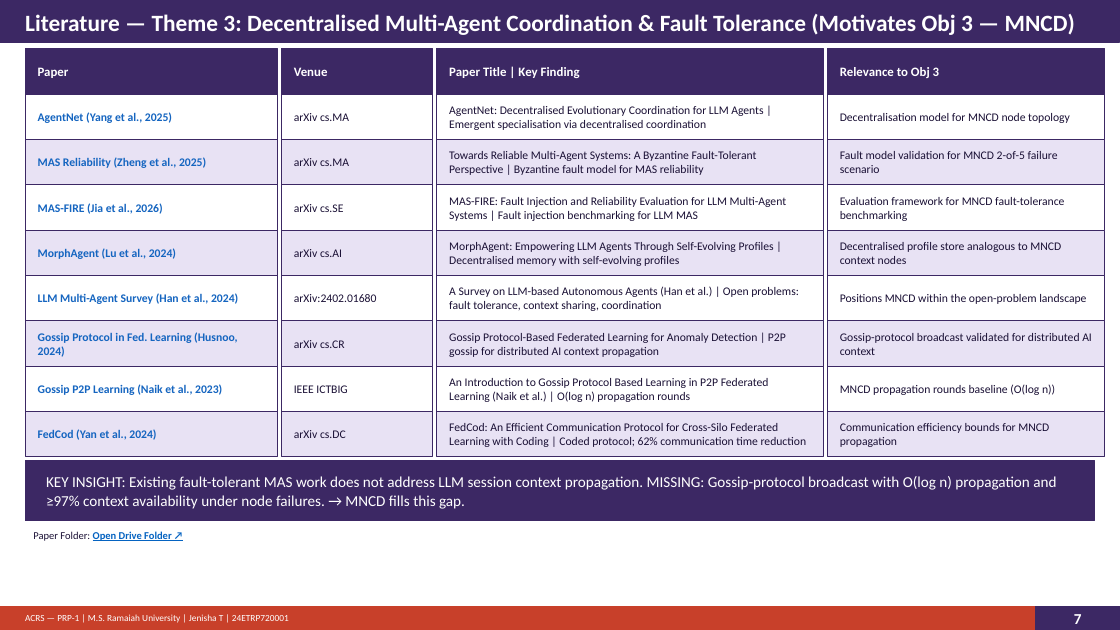
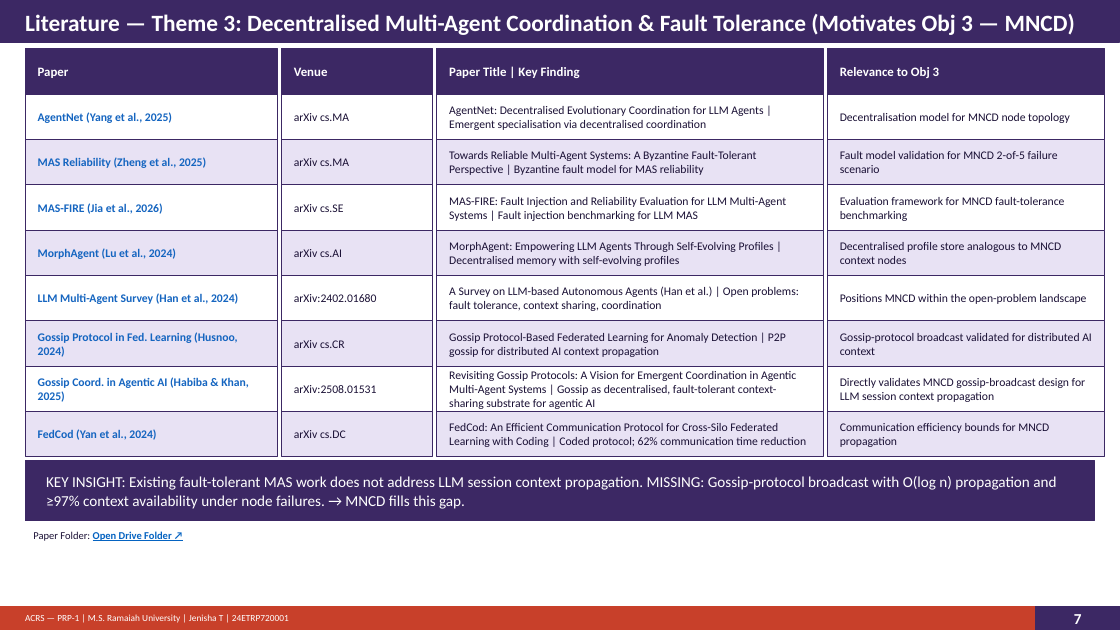
Before and after one commit to joyjeni/phd-agentic-ai-master, a slide deck: slide 7 of ACRS_PhD_Proposal_v8_2.pptx. Drawn at 1120x630 pixels with LibreOffice and Linux fonts; fonts in the diff are those of the drawing. Boxes give left, top, right and bottom in pixels: in the first picture for what was removed or moved away, otherwise in the second. Text is boxed around its words. In the diff, an @@ line names an element or a change of style, - is before the commit and + after.

Commit message:
v8.2: replace Naik IEEE ICTBIG with Habiba & Khan 2025 open-access gossip paper on slide 7

```diff
--- a/ACRS_PhD_Proposal_v8_2.pptx
+++ b/ACRS_PhD_Proposal_v8_2.pptx
@@ text at [38, 377, 249, 402]: text changed @@
-Gossip P2P Learning (Naik et al., 2023)
+Gossip Coord. in Agentic AI (Habiba & Khan, 2025)
@@ text at [294, 385, 377, 393]: text changed @@
-IEEE ICTBIG
+arXiv:2508.01531
@@ text at [449, 371, 796, 409]: text changed @@
-An Introduction to Gossip Protocol Based Learning in P2P Federated Learning (Naik et al.) | O(log n) propagation rounds
+Revisiting Gossip Protocols: A Vision for Emergent Coordination in Agentic Multi-Agent Systems | Gossip as decentralised, fault-tolerant context-sharing substrate for agentic AI
@@ text at [840, 378, 1085, 402]: text changed @@
-MNCD propagation rounds baseline (O(log n))
+Directly validates MNCD gossip-broadcast design for LLM session context propagation
```
